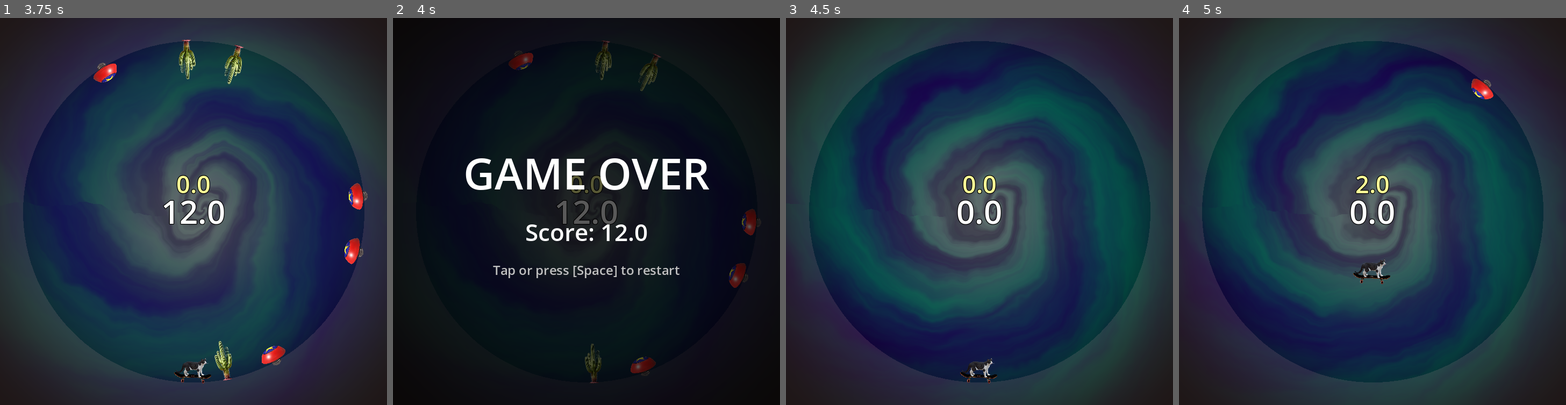
Above: before the commit, frames 1-4 (left to right).
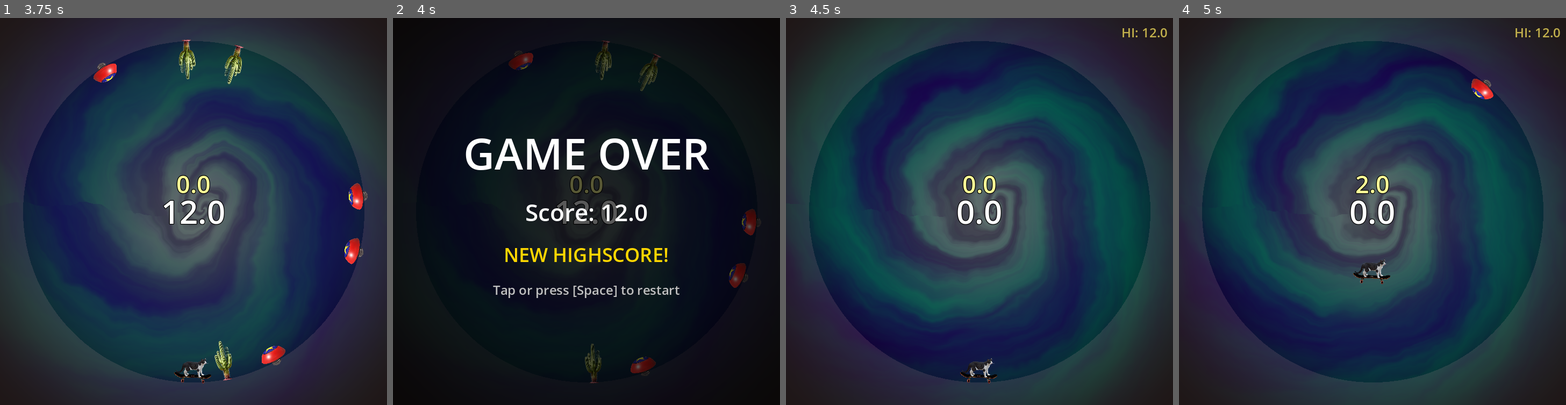
Above: after the commit, the same moments.

Repository: semtimmy/circlegame
Game: Godot game, scene res://node.tscn
Same seed, same stepped clock (60 frames per second), same inputs: the game is played once before the commit and once after it. The engine's default icon, where the game draws it, is replaced by a stand-in: a white triangle on a blue panel in a dark square.
Inputs (mouse positions are in pixels of both pictures, inside the frame that each line leads up to):
- Up to frame 1 (3.75 s): tap Enter (ui_accept) at 0.5, 0.77, 1.52, 3.02 s; move the mouse to (278, 192) at 0.52 s; click (278, 192) at 0.67 s; move the mouse to (116, 230) at 1.27 s; move the mouse to (232, 126) at 2.02 s; hold Down (ui_down) 2.03-2.78 s; move the mouse to (174, 288) at 2.77 s; click (174, 288) at 2.92 s; move the mouse to (309, 269) at 3.52 s
- Up to frame 2 (4 s): tap Enter (ui_accept) at 3.77 s
- Up to frame 3 (4.5 s): tap Space at 4.25 s; move the mouse to (863, 153) at 4.27 s; hold Down (ui_down) from 4.28 s (still down)
- Up to frame 4 (5 s): keep holding Down (ui_down); tap Enter (ui_accept) at 4.52 s

Frame 1 is identical in both runs. In frame 2, 6.2% of the frame differs, in the area x 18-82%, y 31-73%; in frame 3, 0.1%; in frame 4, 0.1%.

Commit message:
Add highscore system (persists between runs, resets on page refresh)
- New autoload singleton (highscore_manager.gd) stores highscore in memory
- Game over screen shows 'NEW HIGHSCORE!' in gold when beaten
- Otherwise displays current highscore in yellow
- In-game 'HI: X' label in top-right corner during gameplay
- Highscore survives game over/restart but resets on page refresh

Diff:
--- a/game_over.gd
+++ b/game_over.gd
@@ -6,6 +6,8 @@
 	_final_score = s
 
 func _ready() -> void:
+	var is_new_highscore = HighscoreManager.check_and_update(_final_score)
+
 	# Semi-transparent dark background
 	var bg = ColorRect.new()
 	bg.color = Color(0, 0, 0, 0.65)
@@ -35,6 +37,21 @@
 	score_label.add_theme_color_override("font_color", Color.WHITE)
 	vbox.add_child(score_label)
 
+	if is_new_highscore:
+		var new_hs_label = Label.new()
+		new_hs_label.text = "NEW HIGHSCORE!"
+		new_hs_label.horizontal_alignment = HORIZONTAL_ALIGNMENT_CENTER
+		new_hs_label.add_theme_font_size_override("font_size", 36)
+		new_hs_label.add_theme_color_override("font_color", Color.GOLD)
+		vbox.add_child(new_hs_label)
+	else:
+		var hs_label = Label.new()
+		hs_label.text = "Highscore: " + str(floor(HighscoreManager.highscore))
+		hs_label.horizontal_alignment = HORIZONTAL_ALIGNMENT_CENTER
+		hs_label.add_theme_font_size_override("font_size", 32)
+		hs_label.add_theme_color_override("font_color", Color(0.9, 0.85, 0.3))
+		vbox.add_child(hs_label)
+
 	var hint = Label.new()
 	hint.text = "Tap or press [Space] to restart"
 	hint.horizontal_alignment = HORIZONTAL_ALIGNMENT_CENTER
--- /dev/null
+++ b/highscore_manager.gd
@@ -0,0 +1,9 @@
+extends Node
+
+var highscore : float = 0.0
+
+func check_and_update(final_score: float) -> bool:
+	if final_score > highscore:
+		highscore = final_score
+		return true
+	return false
--- a/node.tscn
+++ b/node.tscn
@@ -18,6 +18,12 @@
 font_size = 45
 font_color = Color(1, 1, 0.5882353, 1)
 outline_size = 5
+outline_color = Color(0, 0, 0, 1)
+
+[sub_resource type="LabelSettings" id="LabelSettings_hs"]
+font_size = 24
+font_color = Color(0.9, 0.85, 0.3, 0.8)
+outline_size = 3
 outline_color = Color(0, 0, 0, 1)
 
 [sub_resource type="ShaderMaterial" id="ShaderMaterial_l6pdb"]
@@ -106,6 +112,21 @@
 horizontal_alignment = 1
 vertical_alignment = 1
 
+[node name="Highscore" type="Label" parent="Control"]
+layout_mode = 1
+anchors_preset = 1
+anchor_left = 1.0
+anchor_right = 1.0
+offset_left = -150.0
+offset_top = 10.0
+offset_right = -10.0
+offset_bottom = 40.0
+grow_horizontal = 0
+text = ""
+label_settings = SubResource("LabelSettings_hs")
+horizontal_alignment = 2
+visible = false
+
 [node name="ColorRect" type="ColorRect" parent="."]
 z_index = -5
 material = SubResource("ShaderMaterial_l6pdb")
--- a/project.godot
+++ b/project.godot
@@ -14,6 +14,10 @@
 run/main_scene="uid://3umkbyi2li07"
 config/features=PackedStringArray("4.5", "GL Compatibility")
 config/icon="res://icon.svg"
+
+[autoload]
+
+HighscoreManager="*res://highscore_manager.gd"
 
 [display]
 
--- a/score.gd
+++ b/score.gd
@@ -3,6 +3,7 @@
 @onready var root = $".."
 @onready var score = $Score
 @onready var potscore = $PotentialScore
+@onready var highscore_label = $Highscore
 
 var potscore_base_pos : Vector2
 var potscore_base_size : float
@@ -19,6 +20,11 @@
 func _process(delta: float) -> void:
 	score.text = str(floor(root.score))
 	potscore.text = str(floor(root.potscore))
+	if HighscoreManager.highscore > 0:
+		highscore_label.text = "HI: " + str(floor(HighscoreManager.highscore))
+		highscore_label.visible = true
+	else:
+		highscore_label.visible = false
 
 	var t = clampf(root.potscore / max_potscore, 0.0, 1.0)
 
Not shown: 1 places in node.tscn that only renumber resources
